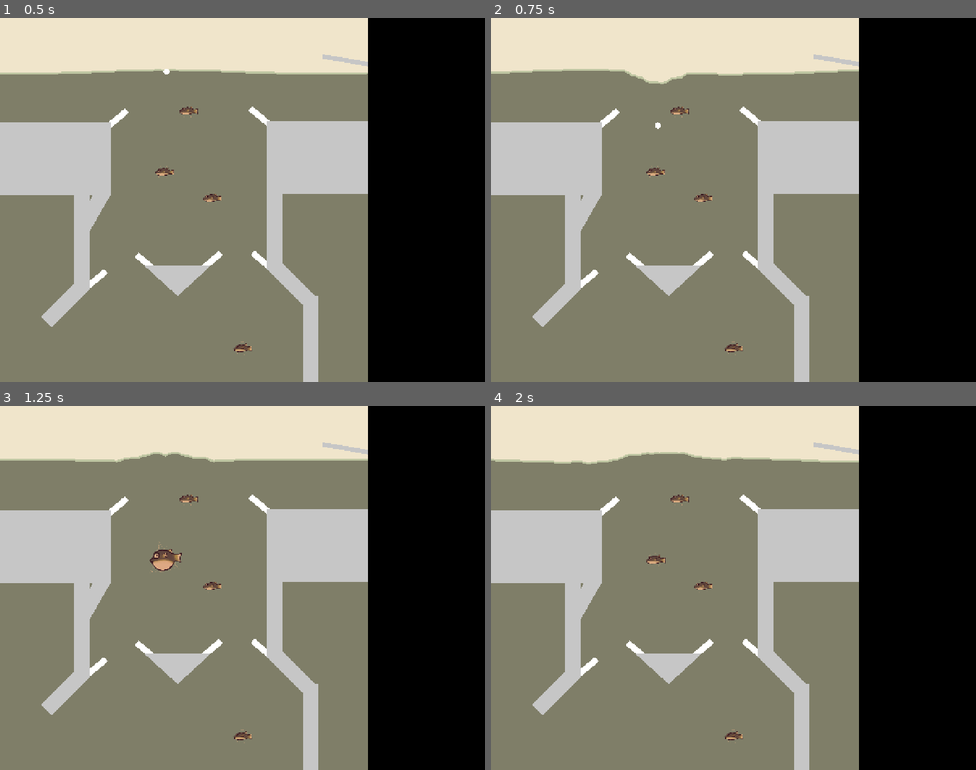
Above: before the commit, frames 1-4 (two rows, left to right).
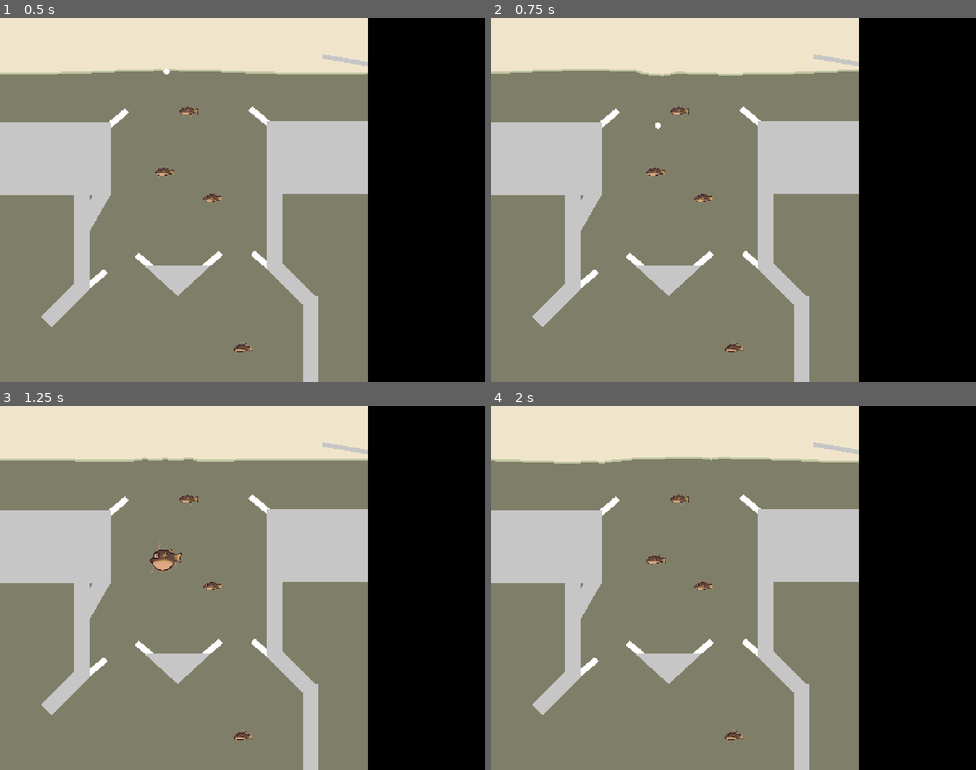
Above: after the commit, the same moments.

Repository: AlexSabetti/pinballgamedanglingpointers
Game: Godot game, scene res://Scenes/Levels/dev_level.tscn
The game is run twice, just before and just after one commit, with the same random seed, the same clock (stepped at 60 frames per second) and the same inputs.
Inputs (mouse positions are in pixels of both pictures, inside the frame that each line leads up to):
- Up to frame 1 (0.5 s): no input
- Up to frame 2 (0.75 s): tap Enter (ui_accept) at 0.5 s; move the mouse to (840, 181) at 0.52 s; hold D (move_right) from 0.53 s (still down)
- Up to frame 3 (1.25 s): keep holding D (move_right); tap Enter (ui_accept) at 0.77 s
- Up to frame 4 (2 s): move the mouse to (636, 606) at 1.27 s; release D (move_right) at 1.28 s; hold A (move_left) from 1.28 s (still down); tap Enter (ui_accept) at 1.52 s

Frame 1 is identical in both runs. In frame 2, 0.3% of the frame differs, in the area x 27-41%, y 14-19%; in frame 3, 0.3%; in frame 4, 0.4%, in the area x 16-52%, y 12-16%.

Commit message:
added splash sound

Diff:
--- a/Scripts/WaterArea.gd
+++ b/Scripts/WaterArea.gd
@@ -14,10 +14,14 @@
 		var ball = body as Ball
 		ball.transfer_into_water(global_position.y + (global_position.y / 2))
 
+		# play splash sound when entering water
+		SoundManager2D.PlaySoundQueue2D("SQ_splash")
+
+		# ripples water surface when entering water
 		if waterSurfaceRef != null:
-			print("splish!")
+			#print("splish!")
 			# add force to water surface
-			waterSurfaceRef.apply_force(ball.global_position, 256 * Vector2.DOWN, ball.def_radius * 12)
+			waterSurfaceRef.apply_force(ball.global_position, 128 * Vector2.DOWN, ball.def_radius * 4)
 
 
 
@@ -27,7 +31,8 @@
 		var ball = body as Ball
 		ball.transfer_out_of_water()
 
+		# lightly ripples water surface when exiting water
 		if waterSurfaceRef != null:
-			print("splash!")
+			#print("splash!")
 			# add force to water surface
-			waterSurfaceRef.apply_force(ball.global_position, 128 * Vector2.UP, ball.def_radius * 12)
+			waterSurfaceRef.apply_force(ball.global_position, 64 * Vector2.UP, ball.def_radius * 4)
--- a/Systems/SoundManagement/SoundManager2D.tscn
+++ b/Systems/SoundManagement/SoundManager2D.tscn
@@ -7,6 +7,7 @@
 [ext_resource type="AudioStream" uid="uid://d1ths0knixva8" path="res://Resources/Sounds/Boink.wav" id="4_olbb8"]
 [ext_resource type="AudioStream" uid="uid://fwbenjw4e47e" path="res://Resources/Sounds/cbar_hitbod2.wav" id="5_4xbfn"]
 [ext_resource type="AudioStream" uid="uid://ca8dmxppafqfi" path="res://Resources/Sounds/cbar_hitbod3.wav" id="6_bpljn"]
+[ext_resource type="AudioStream" uid="uid://b05pdl4hqosvj" path="res://Resources/Sounds/SplashSFX.wav" id="8_4xbfn"]
 
 [node name="SoundManager2D" type="Node2D"]
 script = ExtResource("1_uoj5c")
@@ -48,3 +49,13 @@
 [node name="AudioStreamPlayer2D" type="AudioStreamPlayer2D" parent="SQ_boink"]
 stream = ExtResource("4_olbb8")
 volume_db = 1.0
+
+[node name="SQ_splash" parent="." instance=ExtResource("3_q1dqv")]
+count = 2
+volumeDBModifier = 0.4
+minPitch = 0.85
+maxPitch = 1.15
+
+[node name="AudioStreamPlayer2D" type="AudioStreamPlayer2D" parent="SQ_splash"]
+stream = ExtResource("8_4xbfn")
+volume_db = -8.0
--- a/Systems/SoundManagement/soundManager2D.gd
+++ b/Systems/SoundManagement/soundManager2D.gd
@@ -6,7 +6,8 @@
 
 func _ready() -> void:
 	SoundQueuesByName = {
-		"SQ_boink" : $SQ_boink
+		"SQ_boink" : $SQ_boink,
+		"SQ_splash" : $SQ_splash,
 	}
 	SoundPoolsByName = {
 		"SP_hit" : $SP_hit
Not shown, added: Resources/Sounds/SplashSFX.wav.import
Not shown: 1 places in Systems/SoundManagement/SoundManager2D.tscn that only renumber resources
Not shown, added: Resources/Sounds/SplashSFX.wav
